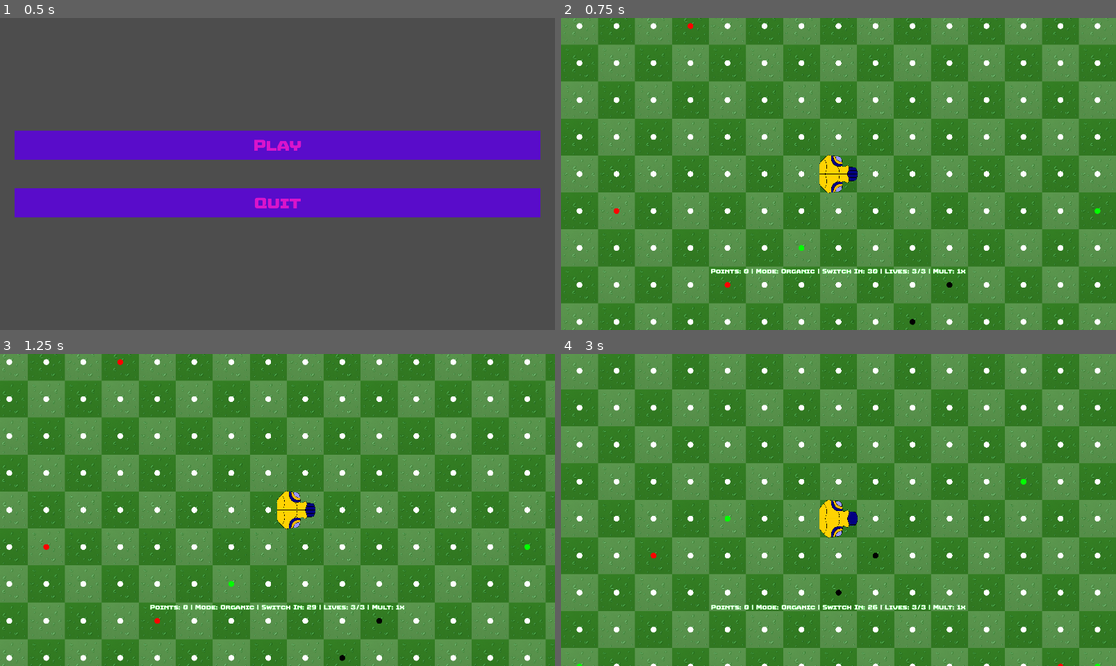
Above: before the commit, frames 1-4 (two rows, left to right).
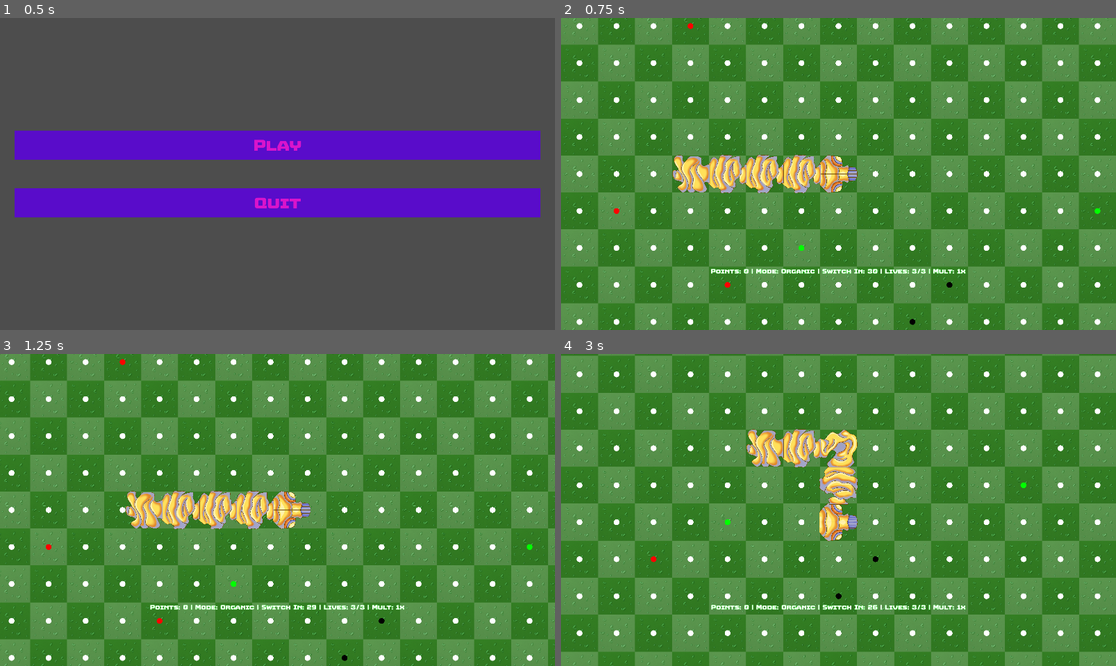
Above: after the commit, the same moments.

Repository: istamarahsan/s3rpent
Game: Godot game, scene res://root.tscn
Same seed, same stepped clock (60 frames per second), same inputs: the game is played once before the commit and once after it.
Inputs:
- Up to frame 1 (0.5 s): no input
- Up to frame 2 (0.75 s): click "Play" at 0.5 s
- Up to frame 3 (1.25 s): no input
- Up to frame 4 (3 s): hold Right (ui_right) 1.28-2.03 s; hold Down (ui_down) 2.03-2.78 s; hold Right (ui_right) from 2.78 s (still down)

Frame 1 is identical in both runs. In frame 2, 3.1% of the frame differs, in the area x 20-54%, y 43-57%; in frame 3, 15%; in frame 4, 19%, in the area x 0-100%, y 0-100%.

Commit message:
new snake model with corners, increased anim time

Diff:
--- a/cybersnake/cybersnake_game.gd
+++ b/cybersnake/cybersnake_game.gd
@@ -113,12 +113,14 @@
 	lives_left                     = max_lives
 	ticks_to_snake_mode_transition = snake_mode_interval
 	snake_state                    = SnakePositionState.new()
-	snake_state.head               = Vector2i.ZERO
 	snake_heading                  = Vector2i.RIGHT
 	food_states                    = []
 	powerup_states                 = []
 	points                         = 0
 	active_point_multiplier        = 1
+	snake_state.head               = Vector2i.ZERO
+	for i in range(initial_length):
+		snake_state.tail.push_back((snake_state.head if i == 0 else snake_state.tail.back()) + Vector2i.LEFT)
 	for i in range(max_foods):
 		var food_state = FoodState.new()
 		food_state.position = Vector2i.ZERO
--- a/cybersnake/cybersnake_game.tscn
+++ b/cybersnake/cybersnake_game.tscn
@@ -10,3 +10,4 @@
 max_lives = 3
 max_powerups = 1
 conversion_duration = 20
+initial_length = 4
--- a/cybersnake/gamestate.gd
+++ b/cybersnake/gamestate.gd
@@ -7,6 +7,7 @@
 @export var max_lives: int
 @export var max_powerups: int
 @export var conversion_duration: int
+@export_range(1, 10, 1) var initial_length: int
 var snake_heading: Vector2i
 var food_eaten_so_far: int
 var snake_state: SnakePositionState
--- /dev/null
+++ b/presentation/Sprite2D.gd
@@ -0,0 +1,4 @@
+extends Sprite2D
+
+func _process(delta):
+	print(rotation)
--- a/presentation/presentation.gd
+++ b/presentation/presentation.gd
@@ -26,53 +26,63 @@
 func _on_state_hook_updated():
 	if active_segments.size() < state_hook.handle.snake_state.tail.size():
 		_add_missing_segments()
+		_set_segment_types()
 	elif active_segments.size() > state_hook.handle.snake_state.tail.size():
 		_remove_extra_segments()
+		_set_segment_types()
 
-	_animate_movement()
+	await _animate_movement()
+	_set_segment_types()
 
 	if "hit" in state_hook.handle.flags:
 		_animate_hit()
 
 func _add_missing_segments():
 	var num_missing_segments = max(0, state_hook.handle.snake_state.tail.size() - active_segments.size())
-	for missing_segment in range(num_missing_segments):
+	for missing_segment in range(1, num_missing_segments+1):
 		var new_segment = snake_segment_scene.instantiate() as SnakeSegment
 		add_child(new_segment)
-		var tail_pos = active_segments.size() + missing_segment
+		var tail_pos = active_segments.size()
 		new_segment.position = state_hook.handle.snake_state.tail[tail_pos] * tile_size
 		if tail_pos == 0:
 			new_segment.rotation = _rotation_for_heading((new_segment.position - snake_head.position).sign())
 		else:
 			new_segment.rotation = _rotation_for_heading((new_segment.position - active_segments[tail_pos-1].position).sign())
 		active_segments.push_back(new_segment)
-	_set_segment_types()
 
 func _remove_extra_segments():
 	var num_extra_segments = max(0, active_segments.size() - state_hook.handle.snake_state.tail.size())
 	for extra_segment in range(num_extra_segments):
 		var segment: SnakeSegment = active_segments.pop_back()
 		segment.queue_free()
-	_set_segment_types()
 
 func _set_segment_types():
 	if active_segments.size() == 0:
 		return
-	for segment in active_segments:
-		segment.setType(SnakeSegment.SegmentType.Mid)
+	for i in range(0, active_segments.size()-1):
+		var in_vec = (active_segments[i].position - snake_head.position).sign() if i == 0 else (active_segments[i].position - active_segments[i-1].position).sign()
+		var out_vec = (active_segments[i+1].position - active_segments[i].position).sign()
+		var cross = in_vec.cross(out_vec)
+		if cross == 0:
+			active_segments[i].setType(SnakeSegment.SegmentType.Body)
+		elif cross < 0:
+			active_segments[i].setType(SnakeSegment.SegmentType.CornerLeft)
+		elif cross > 0:
+			active_segments[i].setType(SnakeSegment.SegmentType.CornerRight)
 	active_segments.back().setType(SnakeSegment.SegmentType.Tail)
 
 func _animate_movement():
 	var move_tween = create_tween().set_parallel()
-	move_tween.tween_property(snake_head, "position", Vector2(state_hook.handle.snake_state.head * tile_size), scheduler_hook.time_to_next_tick()/2.0)
+	move_tween.tween_property(snake_head, "position", Vector2(state_hook.handle.snake_state.head * tile_size), scheduler_hook.time_to_next_tick()/1.5)
 	snake_head.rotation = _rotation_for_heading(state_hook.handle.snake_heading)
 	for i in range(state_hook.handle.snake_state.tail.size()):
 		active_segments[i].visible = true
-		move_tween.tween_property(active_segments[i], "position", Vector2(state_hook.handle.snake_state.tail[i] * tile_size), scheduler_hook.time_to_next_tick()/2.0)
+		move_tween.tween_property(active_segments[i], "position", Vector2(state_hook.handle.snake_state.tail[i] * tile_size), scheduler_hook.time_to_next_tick()/1.5)
 		if i == 0:
-			active_segments[i].rotation = _rotation_for_heading((state_hook.handle.snake_state.tail[i] - state_hook.handle.snake_state.head).sign())
+			active_segments[i].rotation = _rotation_for_heading((state_hook.handle.snake_state.head - state_hook.handle.snake_state.tail[i]).sign())
 		else:
-			active_segments[i].rotation = _rotation_for_heading((state_hook.handle.snake_state.tail[i] - state_hook.handle.snake_state.tail[i-1]).sign())
+			active_segments[i].rotation = _rotation_for_heading((state_hook.handle.snake_state.tail[i-1] - state_hook.handle.snake_state.tail[i]).sign())
+	await move_tween.finished
 
 func _animate_hit():
 	snake_head.flash_hit()
--- a/presentation/snake_segment.gd
+++ b/presentation/snake_segment.gd
@@ -3,12 +3,15 @@
 
 enum SegmentType {
 	Tail,
-	Mid,
+	Body,
+	CornerRight,
+	CornerLeft,
 	Head
 }
 
 @export var _tail_texture: Texture2D
-@export var _mid_texture: Texture2D
+@export var _body_texture: Texture2D
+@export var _corner_texture: Texture2D
 @export var _head_texture: Texture2D
 @export var _sprite: Sprite2D
 @export var _flash_timer: Timer
@@ -19,12 +22,20 @@
 @export_range(1, 10, 1) var flash_times: int = 3
 @export var flash_color: Color
 
+var _base_rotation: float = -deg_to_rad(90)
+
 func setType(type: SegmentType):
+	_sprite.flip_h = false
 	match type:
 		SegmentType.Tail:
 			_sprite.texture = _tail_texture
-		SegmentType.Mid:
-			_sprite.texture = _mid_texture
+		SegmentType.Body:
+			_sprite.texture = _body_texture
+		SegmentType.CornerRight:
+			_sprite.flip_h = true
+			_sprite.texture = _corner_texture
+		SegmentType.CornerLeft:
+			_sprite.texture = _corner_texture
 		SegmentType.Head:
 			_sprite.texture = _head_texture
 
--- a/presentation/snake_segment_basic.tscn
+++ b/presentation/snake_segment_basic.tscn
@@ -2,10 +2,10 @@
 
 [ext_resource type="Shader" path="res://presentation/snake_segment_basic.gdshader" id="1_6tv7j"]
 [ext_resource type="Script" path="res://presentation/snake_segment.gd" id="1_aunco"]
-[ext_resource type="Texture2D" uid="uid://blvv8p648wm6g" path="res://assets/protosnake-head.png" id="1_ii4qp"]
-[ext_resource type="Texture2D" uid="uid://bj3xb63bwsk5b" path="res://assets/protosnake-mid.png" id="1_op0uj"]
-[ext_resource type="Texture2D" uid="uid://bmq6p41alkm2j" path="res://assets/protosnake-tail.png" id="2_fcbl8"]
-[ext_resource type="Texture2D" uid="uid://cadeqd2s24qor" path="res://assets/head.png" id="4_ixxh3"]
+[ext_resource type="Texture2D" uid="uid://dpkasus0sjyxf" path="res://assets/snake/plasticsnektail.png" id="2_ana77"]
+[ext_resource type="Texture2D" uid="uid://cfgl1jmohpry0" path="res://assets/snake/plasticsnekbody.png" id="3_ehy8b"]
+[ext_resource type="Texture2D" uid="uid://bkjahp3gdoigt" path="res://assets/snake/plasticsnekcorner.png" id="4_4oj0q"]
+[ext_resource type="Texture2D" uid="uid://cffwde8w2wusg" path="res://assets/snake/plasticsnekhead.png" id="5_savps"]
 
 [sub_resource type="ShaderMaterial" id="ShaderMaterial_k0xhj"]
 resource_local_to_scene = true
@@ -15,9 +15,10 @@
 
 [node name="SnakeSegmentBasic" type="Node2D" node_paths=PackedStringArray("_sprite", "_flash_timer")]
 script = ExtResource("1_aunco")
-_tail_texture = ExtResource("2_fcbl8")
-_mid_texture = ExtResource("1_op0uj")
-_head_texture = ExtResource("4_ixxh3")
+_tail_texture = ExtResource("2_ana77")
+_body_texture = ExtResource("3_ehy8b")
+_corner_texture = ExtResource("4_4oj0q")
+_head_texture = ExtResource("5_savps")
 _sprite = NodePath("Sprite2D")
 _flash_timer = NodePath("FlashTimer")
 flash_times = 2
@@ -27,6 +28,6 @@
 material = SubResource("ShaderMaterial_k0xhj")
 rotation = -1.5708
 scale = Vector2(0.065, 0.065)
-texture = ExtResource("1_ii4qp")
+texture = ExtResource("4_4oj0q")
 
 [node name="FlashTimer" type="Timer" parent="."]
Binary file added: assets/snake/plasticsnekbody.png
Not shown, added: assets/snake/plasticsnekbody.png.import
Binary file added: assets/snake/plasticsnekcorner.png
Not shown, added: assets/snake/plasticsnekcorner.png.import
Binary file added: assets/snake/plasticsnekhead.png
Not shown, added: assets/snake/plasticsnekhead.png.import
Binary file added: assets/snake/plasticsnektail.png
Not shown, added: assets/snake/plasticsnektail.png.import
